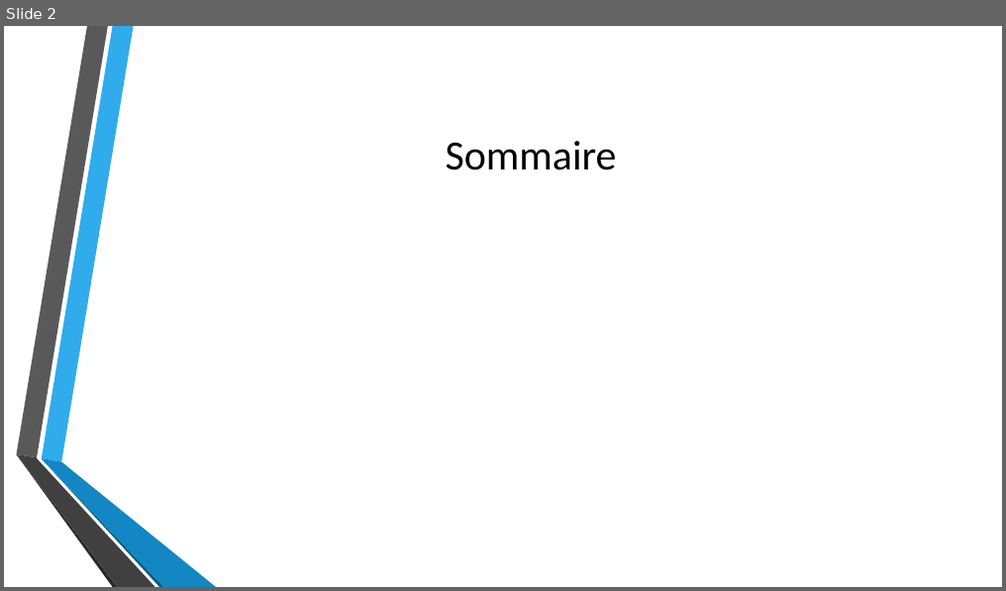
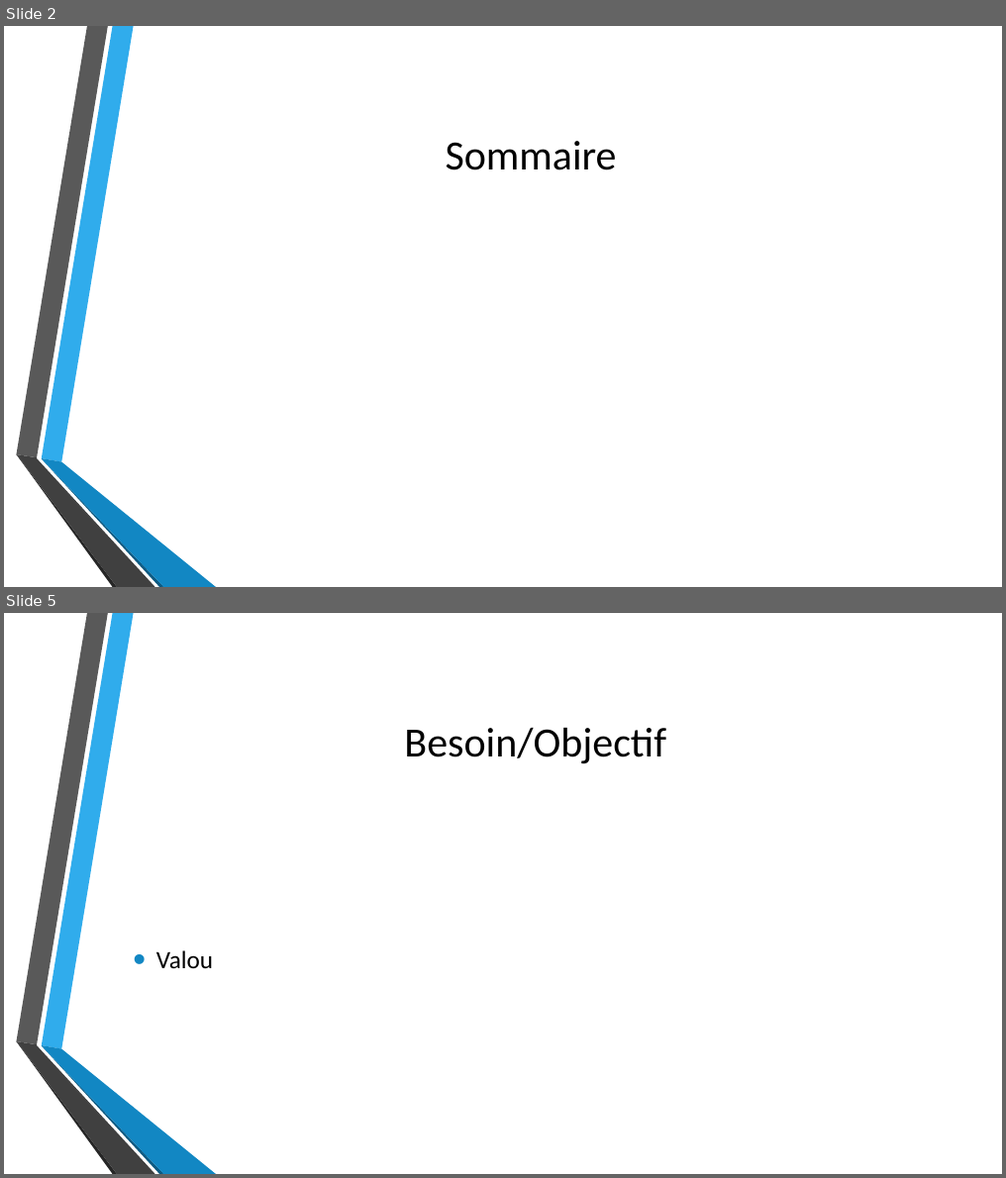
Before and after one commit to Chycrat/snir-co, a slide deck: LIVRABLE-4/Présentation livrable 4.pptx. Shown one above the other, each under a label of ours: slide 2 before the commit, slides 2 and 5 after it; the slides between them are not shown. The pictures are 1006x591 and 1006x1178 pixels, drawn with LibreOffice and Linux fonts; fonts in the diff are those of the drawing; background and template pictures are left out. Boxes give left, top, right and bottom in pixels: in the first picture for what was removed or moved away, otherwise in the second. Text is boxed around its words. In the diff, an @@ line names an element or a change of style, - is before the commit and + after.

```diff
--- a/LIVRABLE-4/Présentation livrable 4.pptx
+++ b/LIVRABLE-4/Présentation livrable 4.pptx
@@ slide 5 added at bbox=[4, 613, 1002, 1174], background picture (left out); not listed: 6 template elements that a slide beside it also shows @@
@@ title added at bbox=[404, 728, 666, 764], 40 pt, text #000000 @@
+Besoin/Objectif
@@ text added at bbox=[156, 951, 213, 968], 24 pt, text #000000 @@
+• Valou
```
Also in this commit, not shown: 23 other slides added, 3 slides removed, 1 other file.
